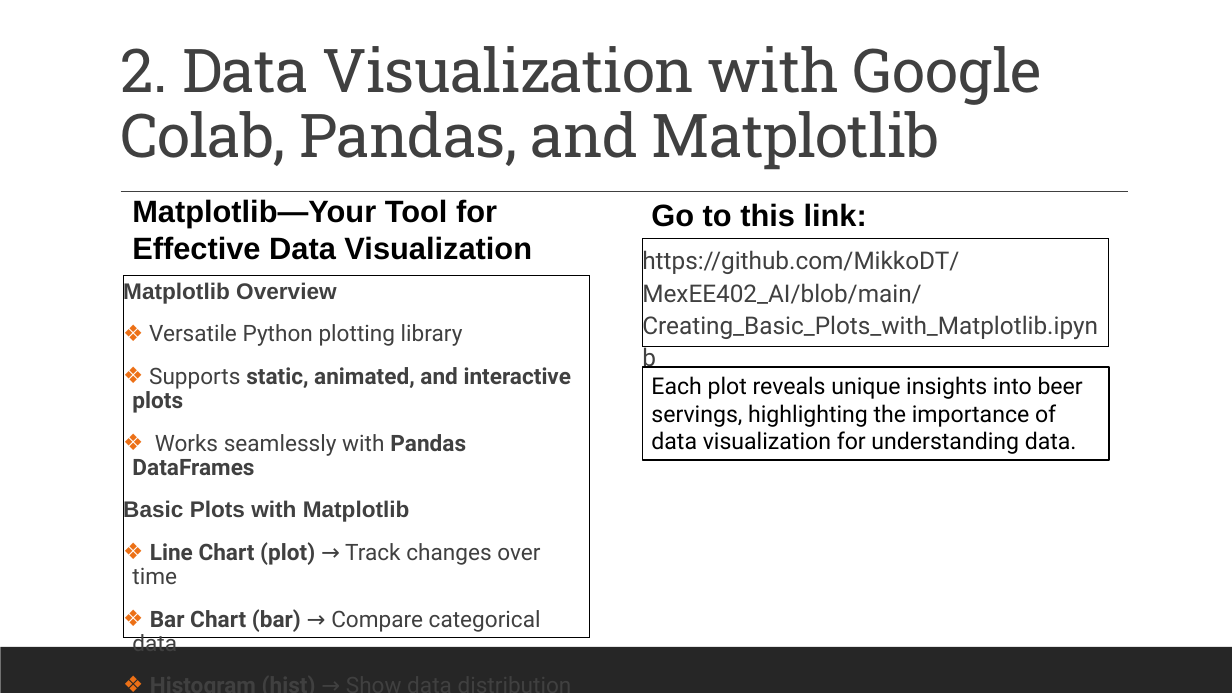
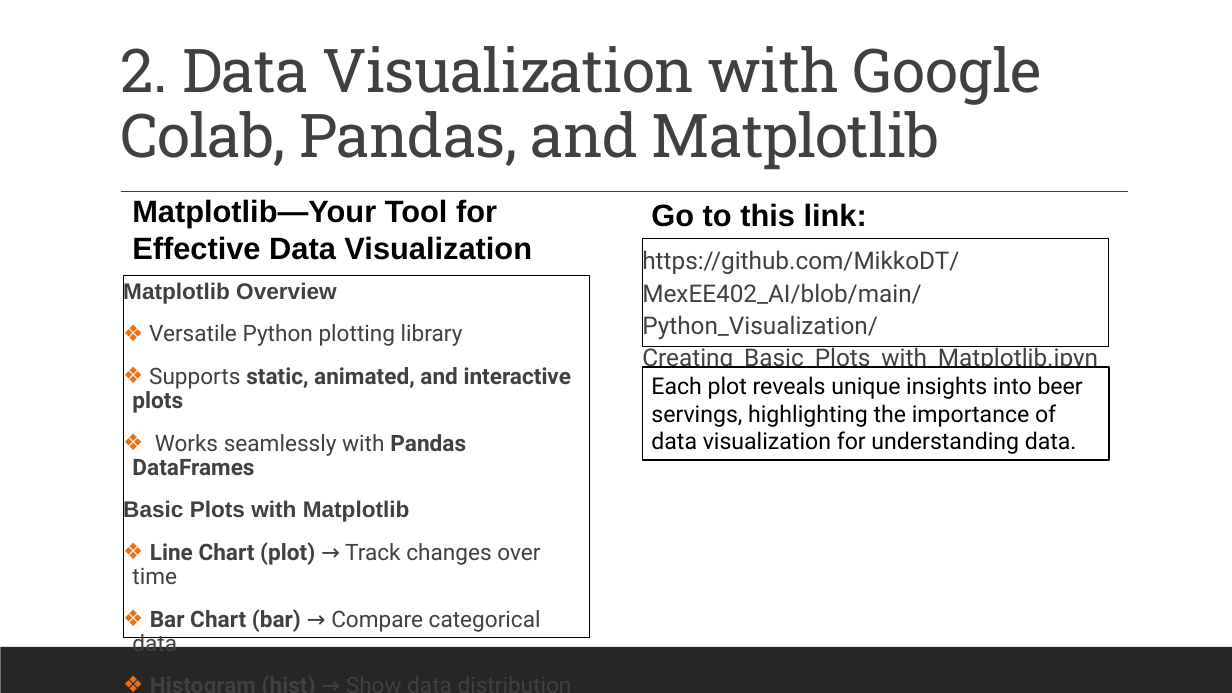
Before and after one commit to MikkoDT/MexEE402_AI, a slide deck: slide 9 of Lectures/II_Data_Visualization_with_Python.pptx. Drawn at 1232x693 pixels with LibreOffice and Linux fonts; fonts in the diff are those of the drawing. Boxes give left, top, right and bottom in pixels: in the first picture for what was removed or moved away, otherwise in the second. Text is boxed around its words. In the diff, an @@ line names an element or a change of style, - is before the commit and + after.

```diff
--- a/Lectures/II_Data_Visualization_with_Python.pptx
+++ b/Lectures/II_Data_Visualization_with_Python.pptx
@@ text in rectangle at (642,247,1098,372): text changed @@
-https://github.com/MikkoDT/MexEE402_AI/blob/main/Creating_Basic_Plots_with_Matplotlib.ipynb
+https://github.com/MikkoDT/MexEE402_AI/blob/main/Python_Visualization/Creating_Basic_Plots_with_Matplotlib.ipynb
```
Also in this commit, not shown: 4 other slides changed, 1 slide removed, 1 other file.
